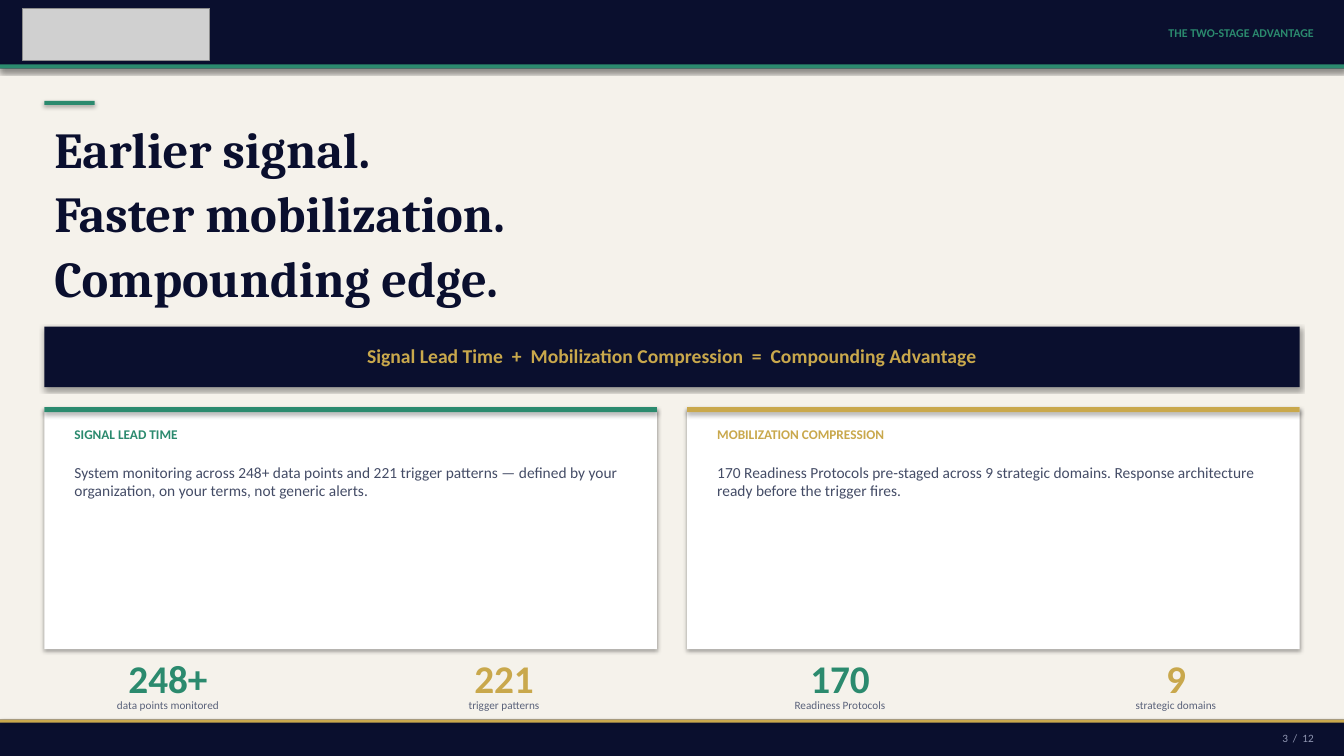
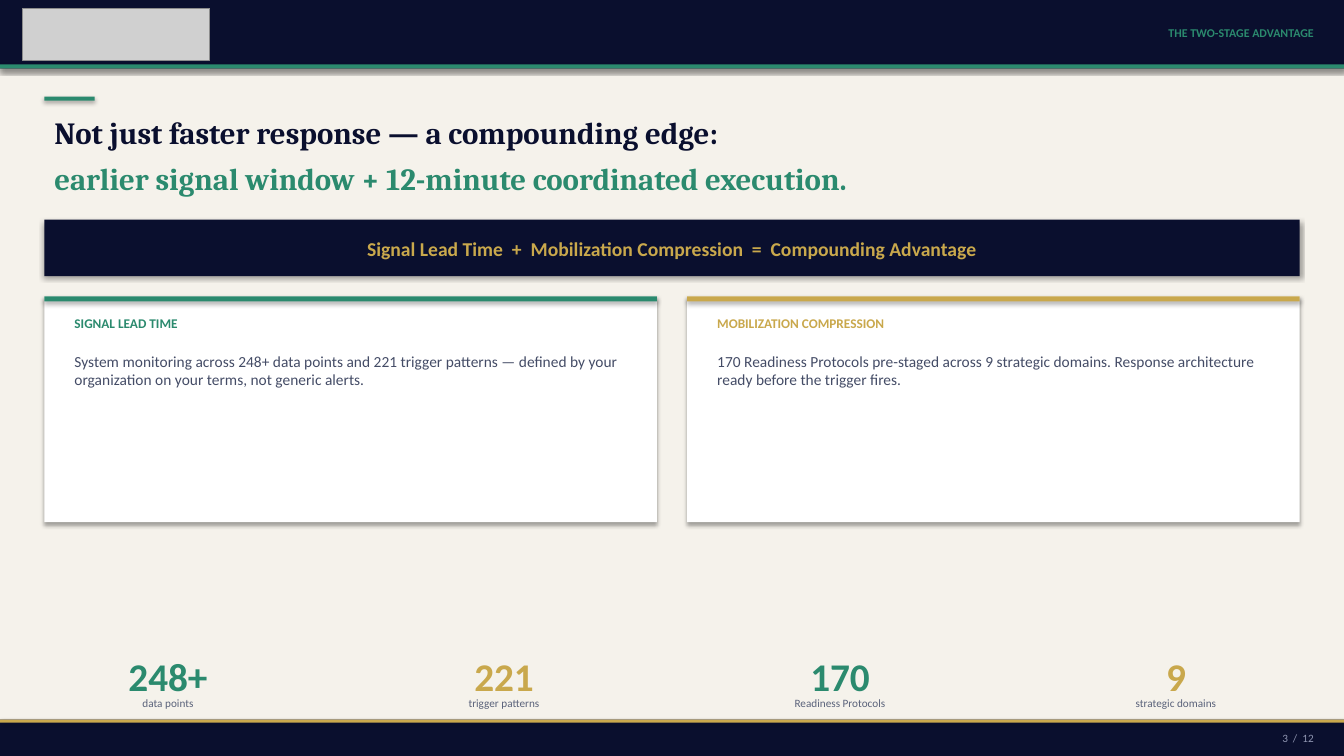
Before and after one commit to mbrunke18/CodePlatform1, a slide deck: slide 3 of attached_assets/VaughnMartin_Pitch_Deck_12Slide_FINAL.pptx. Drawn at 1344x756 pixels with LibreOffice and Linux fonts; fonts in the diff are those of the drawing; grey boxes stand for pictures. Boxes give left, top, right and bottom in pixels: in the first picture for what was removed or moved away, otherwise in the second. Text is boxed around its words. In the diff, an @@ line names an element or a change of style, - is before the commit and + after.

```diff
--- a/attached_assets/VaughnMartin_Pitch_Deck_12Slide_FINAL.pptx
+++ b/attached_assets/VaughnMartin_Pitch_Deck_12Slide_FINAL.pptx
@@ rectangle: place and size @@
-rectangle at bbox=[44, 101, 95, 105]
+rectangle at bbox=[44, 97, 95, 101]
@@ text removed at bbox=[54, 133, 505, 308] @@
-Earlier signal.
-Faster mobilization.
-Compounding edge.
@@ text added at bbox=[54, 122, 718, 151], 22 pt, text #0A0F2E, bold @@
+Not just faster response — a compounding edge:
@@ text added at bbox=[54, 168, 847, 197], 22 pt, text #2B8A6E, bold @@
+earlier signal window + 12-minute coordinated execution.
@@ rectangle: place and size @@
-rectangle at bbox=[44, 327, 1300, 387]
+rectangle at bbox=[44, 220, 1300, 276]
@@ text "Signal Lead Time + Mobilization ...": place and size @@
-text "Signal Lead Time + Mobilization ..." at bbox=[367, 349, 976, 367]
+text "Signal Lead Time + Mobilization ..." at bbox=[367, 242, 976, 260]
@@ rectangle: place and size @@
-rectangle at bbox=[44, 407, 657, 649]
+rectangle at bbox=[44, 296, 657, 522]
@@ 2 texts, 2 rectangles: place and size @@
-2 texts, 2 rectangles at bbox=[44, 407, 1301, 439]
+2 texts, 2 rectangles at bbox=[44, 296, 1301, 328]
@@ rectangle: place and size @@
-rectangle at bbox=[688, 407, 1301, 649]
+rectangle at bbox=[688, 296, 1301, 522]
@@ text at bbox=[74, 356, 617, 388]: text changed @@
-System monitoring across 248+ data points and 221 trigger patterns — defined by your organization, on your terms, not generic alerts.
+System monitoring across 248+ data points and 221 trigger patterns — defined by your organization on your terms, not generic alerts.
@@ text "170 Readiness Protocols pre-staged across ...": place and size @@
-text "170 Readiness Protocols pre-staged across ..." at bbox=[717, 467, 1254, 499]
+text "170 Readiness Protocols pre-staged across ..." at bbox=[717, 356, 1254, 388]
@@ text at bbox=[142, 699, 193, 709]: text changed @@
-data points monitored
+data points
```
Also in this commit, not shown: 10 other slides changed, 1 slide added, 1 slide removed, 1 other file.
